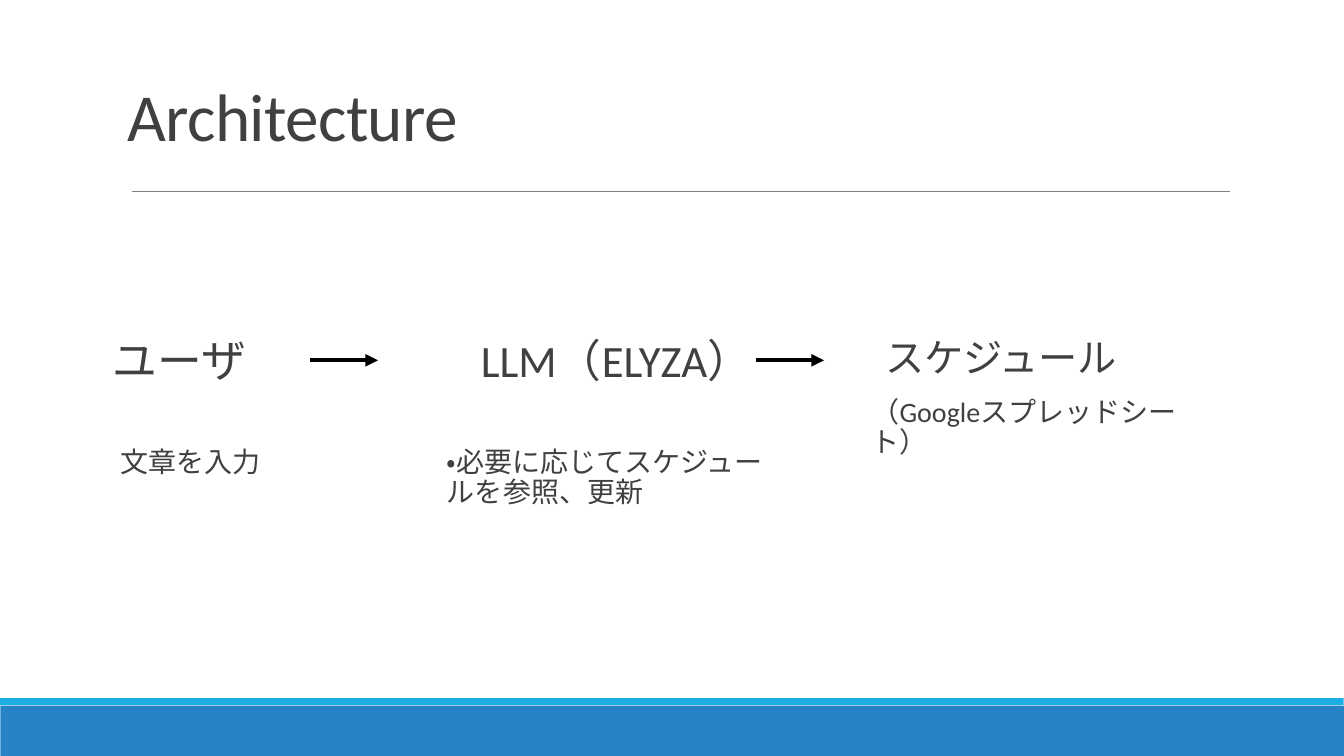
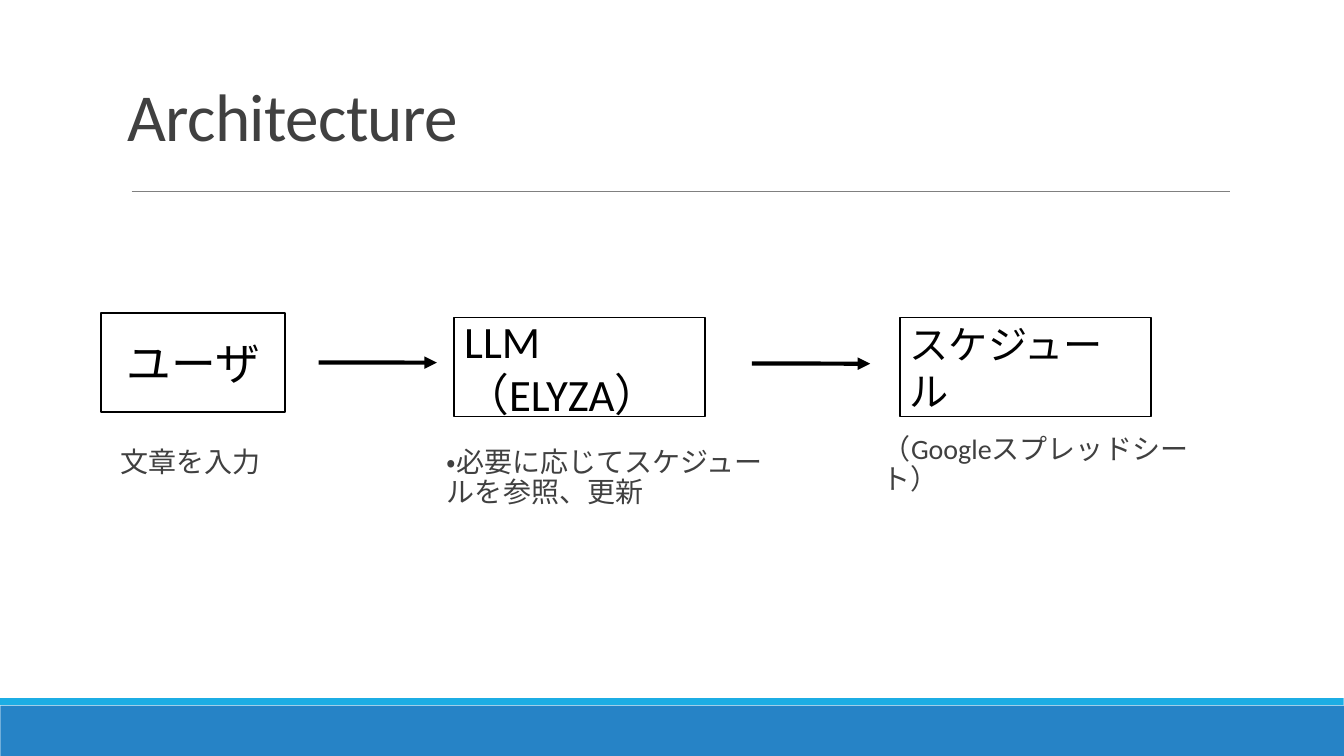
Before and after one commit to kwkm-work/GenerativeAI, a slide deck: slide 3 of 最終課題.pptx. Drawn at 1344x756 pixels with LibreOffice and Linux fonts; fonts in the diff are those of the drawing. Boxes give left, top, right and bottom in pixels: in the first picture for what was removed or moved away, otherwise in the second. Text is boxed around its words. In the diff, an @@ line names an element or a change of style, - is before the commit and + after.

```diff
--- a/最終課題.pptx
+++ b/最終課題.pptx
@@ rectangle "ユーザ": place and size @@
-rectangle "ユーザ" at [112, 341, 246, 380]
+rectangle "ユーザ" at [101, 314, 285, 412]
@@ rectangle "ユーザ" at [101, 314, 285, 412]: text colour #404040 to #000000; alignment left to centre; bullet   to none; line spacing 0.9 to 1; less space between paragraphs; vertical alignment top to middle; fill none to #FFFFFF; outline none to #000000 1.25 pt @@
@@ rectangle "LLM（ELYZA）": place and size @@
-rectangle "LLM（ELYZA）" at [481, 340, 752, 381]
+rectangle "LLM（ELYZA）" at [455, 318, 706, 416]
@@ rectangle "LLM（ELYZA）" at [455, 318, 706, 416]: text colour #404040 to #000000; bullet   to none; line spacing 0.9 to 1; less space between paragraphs; vertical alignment top to middle; fill none to #FFFFFF; outline none to #000000 1.25 pt @@
@@ rectangle "スケジュール" at [900, 318, 1151, 416]: text colour #404040 to #000000; bullet   to none; line spacing 0.9 to 1; less space between paragraphs; vertical alignment top to middle; fill none to #FFFFFF; outline none to #000000 1.25 pt @@
@@ rectangle "スケジュール": place and size @@
-rectangle "スケジュール" at [885, 341, 1117, 374]
+rectangle "スケジュール" at [900, 318, 1151, 416]
@@ arrow moved from (310, 360) - (378, 360) to (319, 363) - (437, 363) @@
@@ arrow moved from (756, 360) - (825, 360) to (752, 364) - (870, 364) @@
@@ text "（Googleスプレッドシート）": place and size @@
-text "（Googleスプレッドシート）" at [862, 393, 1212, 492]
+text "（Googleスプレッドシート）" at [873, 431, 1223, 529]
```
Also in this commit, not shown: 1 other slide changed, 1 slide added, 2 other files.
